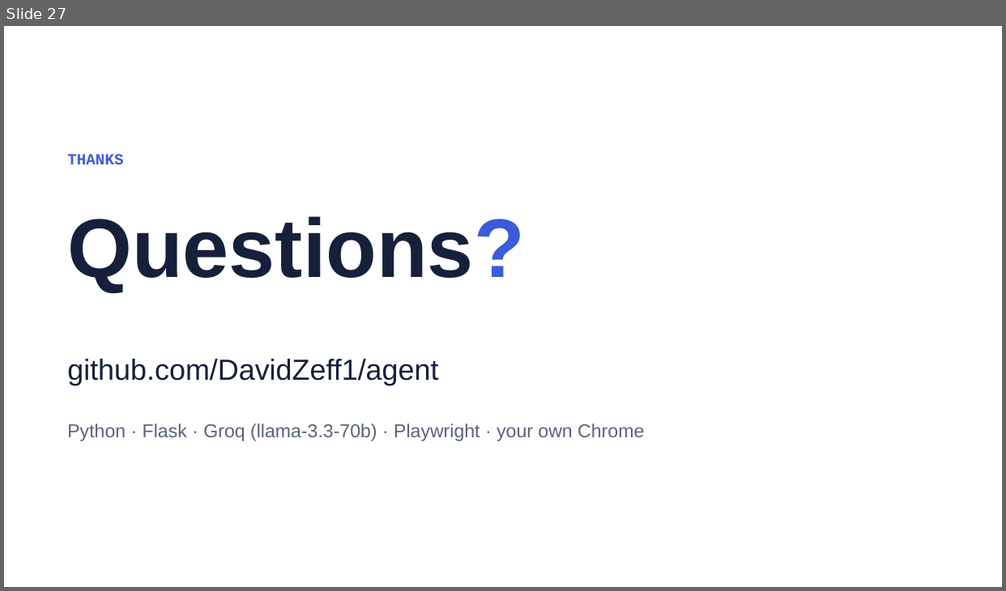
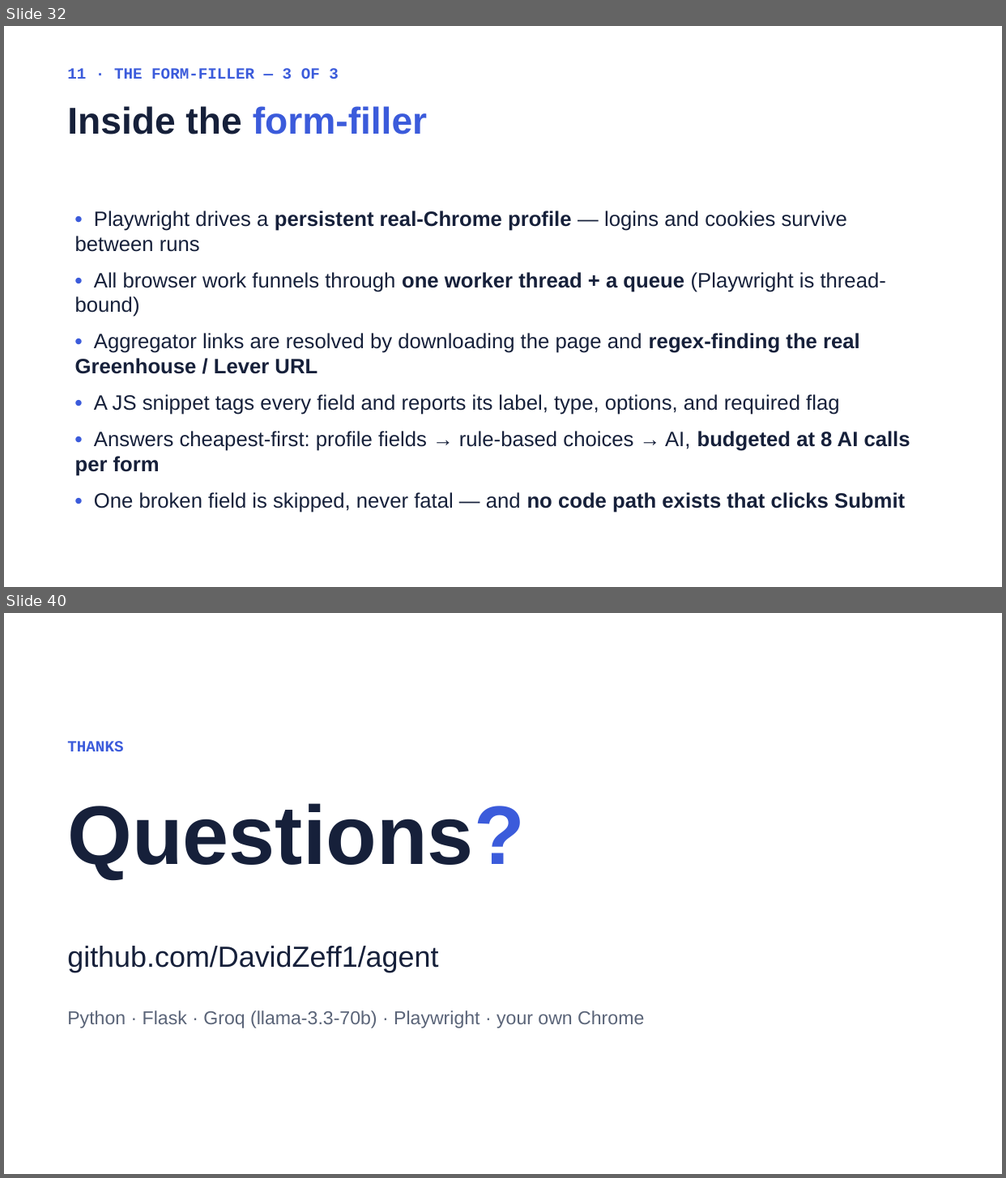
Before and after one commit to DavidZeff1/agent, a slide deck: presentation/Job Agent Presentation.pptx. Shown one above the other, each under a label of ours: slide 27 before the commit, slides 32 and 40 after it; the slides between them are not shown. The pictures are 1006x591 and 1006x1178 pixels, drawn with LibreOffice and Linux fonts; fonts in the diff are those of the drawing. Boxes give left, top, right and bottom in pixels: in the first picture for what was removed or moved away, otherwise in the second. Text is boxed around its words. In the diff, an @@ line names an element or a change of style, - is before the commit and + after.

```diff
--- a/presentation/Job Agent Presentation.pptx
+++ b/presentation/Job Agent Presentation.pptx
@@ slide 32 added at (4, 26, 1002, 587), background #FFFFFF @@
@@ text added at (67, 68, 339, 79), 15 pt, text #3B5BDB, bold @@
+11 · THE FORM-FILLER — 3 OF 3
@@ text added at (67, 106, 427, 135), 36 pt, text #3B5BDB, bold @@
+Inside the form-filler
@@ text added at (75, 211, 910, 513), 20 pt, text #16203A @@
+• Playwright drives a persistent real-Chrome profile — logins and cookies survive between runs
+• All browser work funnels through one worker thread + a queue (Playwright is thread-bound)
+• Aggregator links are resolved by downloading the page and regex-finding the real Greenhouse / Lever URL
+• A JS snippet tags every field and reports its label, type, options, and required flag
+• Answers cheapest-first: profile fields → rule-based choices → AI, budgeted at 8 AI calls per form
+• One broken field is skipped, never fatal — and no code path exists that clicks Submit
@@ what was slide 27 is now slide 40 @@
```
Also in this commit, not shown: 16 slides changed, 12 other slides added, 2 other files.
